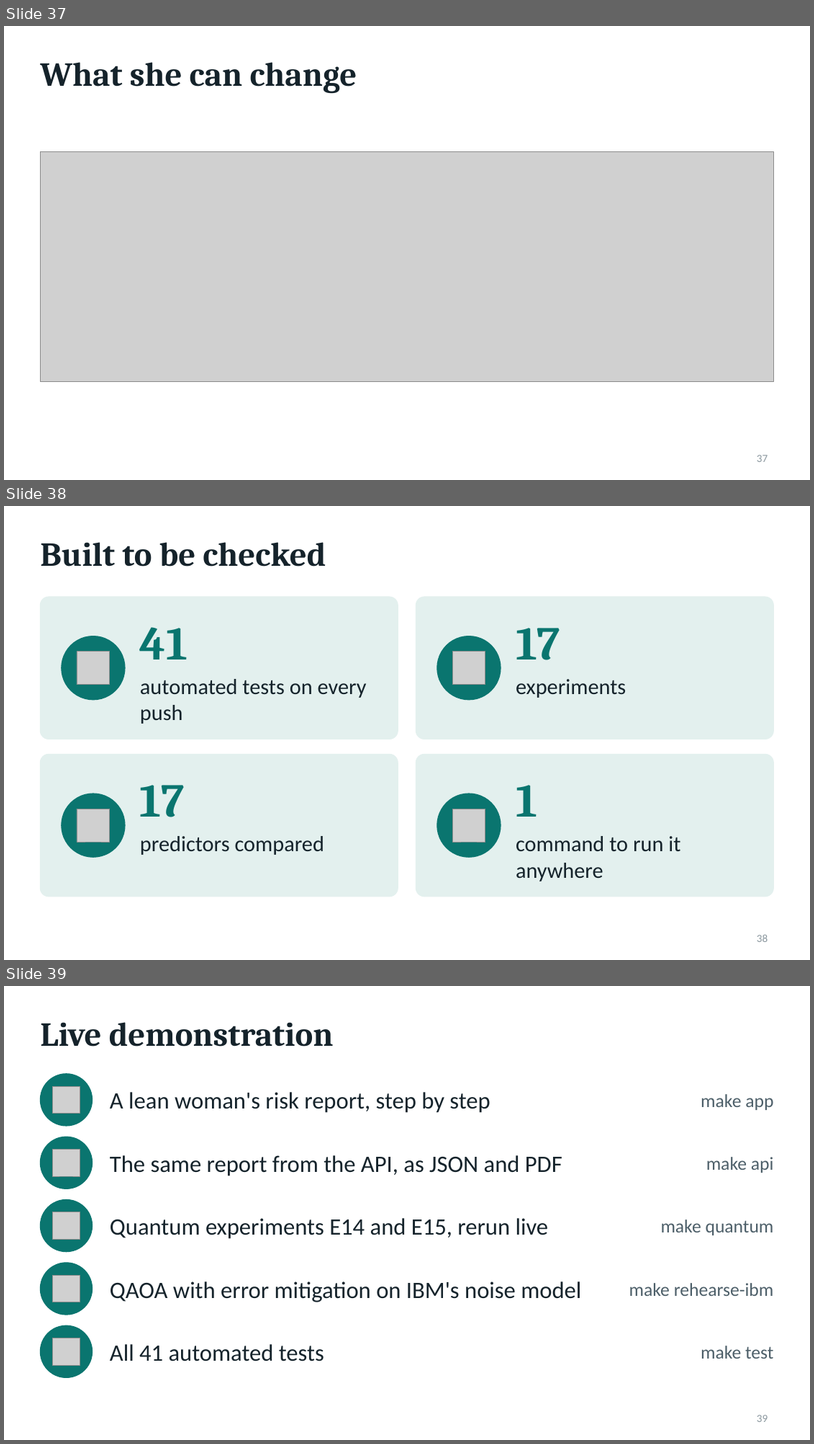
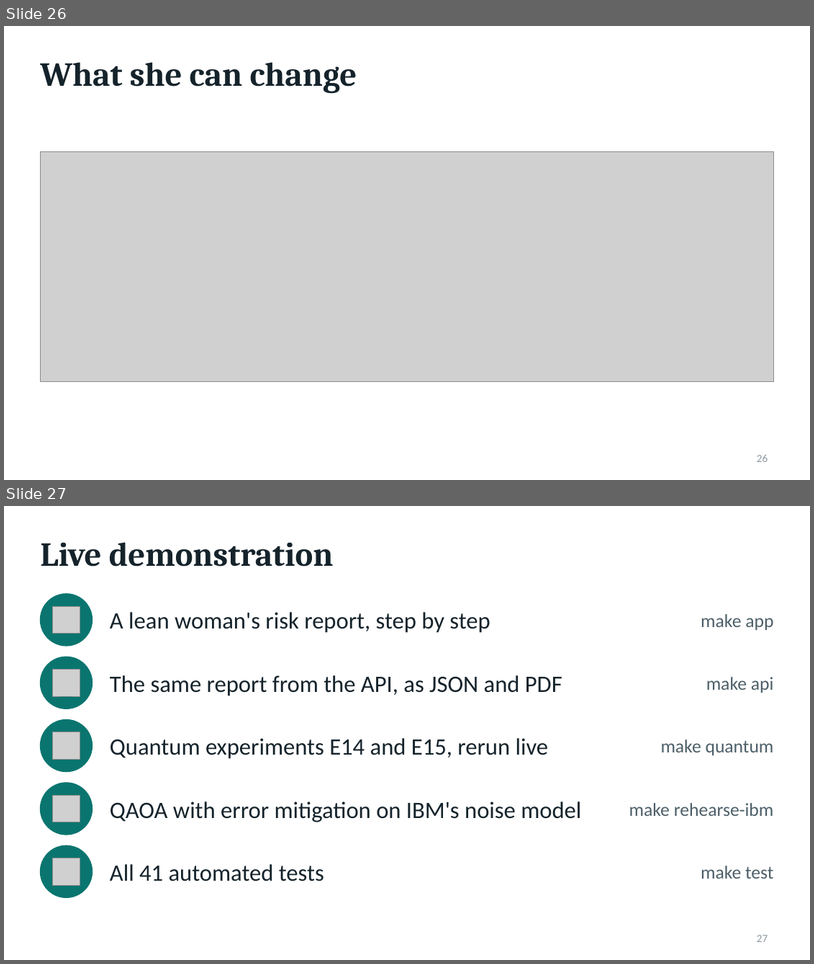
Before and after one commit to coderboic/QGenomix, a slide deck: QGenomix_Final_Panel_Evaluation_Presentation.pptx. Shown one above the other, each under a label of ours: slides 37, 38 and 39 before the commit, slides 26 and 27 after it. The pictures are 814x1444 and 814x964 pixels, drawn with LibreOffice and Linux fonts; fonts in the diff are those of the drawing; grey boxes stand for pictures. Boxes give left, top, right and bottom in pixels: in the first picture for what was removed or moved away, otherwise in the second. Text is boxed around its words. In the diff, an @@ line names an element or a change of style, - is before the commit and + after.

```diff
--- a/QGenomix_Final_Panel_Evaluation_Presentation.pptx
+++ b/QGenomix_Final_Panel_Evaluation_Presentation.pptx
@@ slide 38 removed at (x1=4, y1=506, x2=810, y2=960), background #FFFFFF @@
@@ title removed at (x1=40, y1=542, x2=326, y2=566) @@
-Built to be checked
@@ rounded rectangle removed at (x1=40, y1=597, x2=399, y2=739) @@
@@ rounded rectangle removed at (x1=417, y1=597, x2=774, y2=739) @@
@@ text removed at (x1=140, y1=627, x2=188, y2=659) @@
-41
@@ text removed at (x1=516, y1=628, x2=561, y2=660) @@
-17
@@ ellipse removed at (x1=62, y1=636, x2=125, y2=700) @@
@@ picture removed at (x1=77, y1=651, x2=110, y2=685) @@
@@ ellipse removed at (x1=437, y1=636, x2=502, y2=700) @@
@@ picture removed at (x1=453, y1=651, x2=486, y2=685) @@
@@ text removed at (x1=140, y1=679, x2=367, y2=723) @@
-automated tests on every push
@@ text removed at (x1=516, y1=679, x2=626, y2=698) @@
-experiments
@@ rounded rectangle removed at (x1=40, y1=754, x2=399, y2=896) @@
@@ rounded rectangle removed at (x1=417, y1=754, x2=774, y2=896) @@
@@ text removed at (x1=140, y1=785, x2=185, y2=817) @@
-17
@@ text removed at (x1=516, y1=785, x2=538, y2=816) @@
-1
@@ ellipse removed at (x1=62, y1=793, x2=125, y2=857) @@
@@ ellipse removed at (x1=437, y1=793, x2=502, y2=857) @@
@@ picture removed at (x1=77, y1=808, x2=110, y2=842) @@
@@ picture removed at (x1=453, y1=808, x2=486, y2=842) @@
@@ text removed at (x1=140, y1=836, x2=324, y2=854) @@
-predictors compared
@@ text removed at (x1=516, y1=836, x2=681, y2=881) @@
-command to run it anywhere
@@ page number removed at (x1=757, y1=934, x2=768, y2=942) @@
-38
@@ what was slide 37 is now slide 26 @@
@@ page number at (x1=757, y1=454, x2=768, y2=462): text changed @@
-37
+26
@@ what was slide 39 is now slide 27 @@
@@ page number at (x1=757, y1=934, x2=768, y2=942): text changed @@
-39
+27
```
Also in this commit, not shown: 7 slides changed, 1 slide added, 12 other slides removed, 8 other files.
